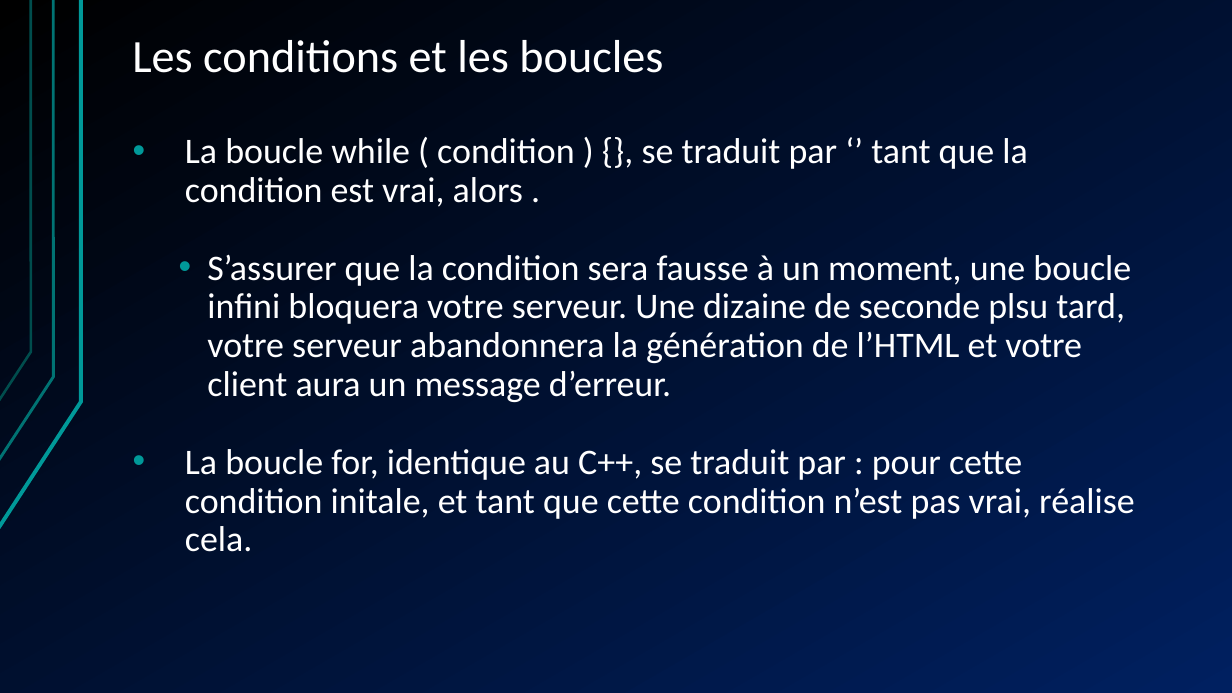
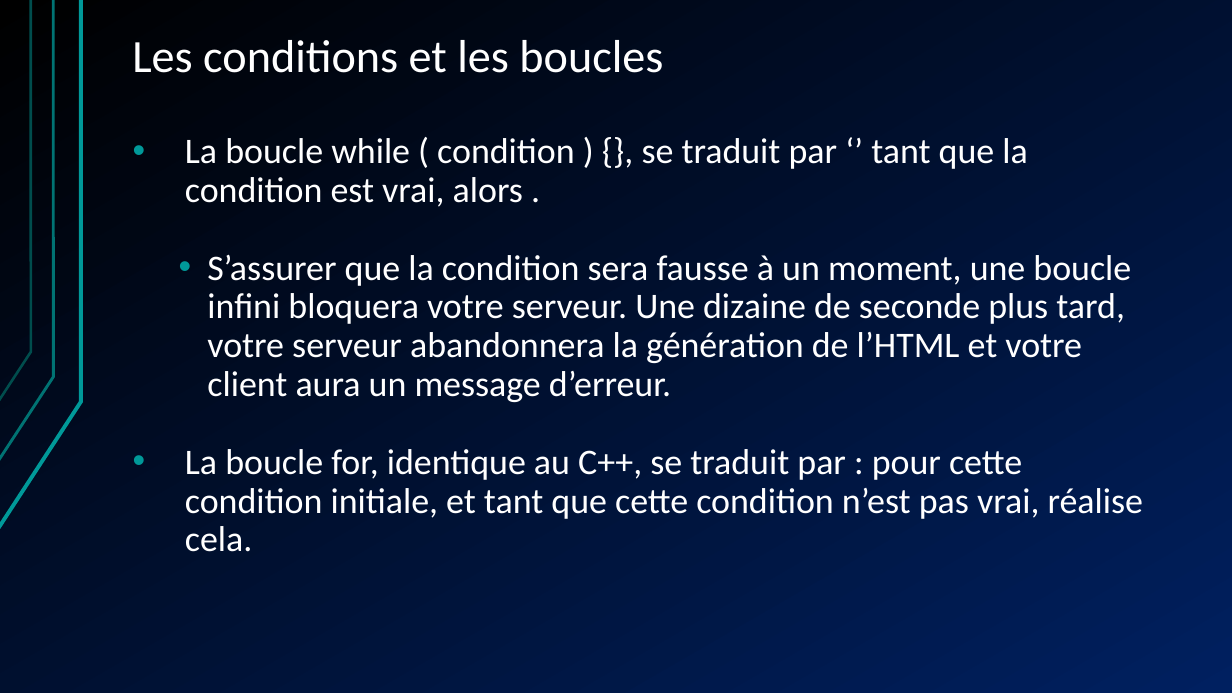
Before and after one commit to shyne99/formation-web, a slide deck: slide 27 of Seance 3 - Interaction utilisateur.ppt (slide 28 before the commit). Drawn at 1232x693 pixels with LibreOffice and Linux fonts; fonts in the diff are those of the drawing. Boxes give left, top, right and bottom in pixels: in the first picture for what was removed or moved away, otherwise in the second. Text is boxed around its words. In the diff, an @@ line names an element or a change of style, - is before the commit and + after.

Commit message:
Corrige plusieurs petites erreurs de français

```diff
--- a/Seance 3 - Interaction utilisateur.ppt
+++ b/Seance 3 - Interaction utilisateur.ppt
@@ text at [185, 254, 1143, 552]: text changed @@
-  • S’assurer que la condition sera fausse à un moment, une boucle infini bloquera votre serveur. Une dizaine de seconde plsu tard, votre serveur abandonnera la génération de l’HTML et votre client aura un message d’erreur.
-• La boucle for, identique au C++, se traduit par : pour cette condition initale, et tant que cette condition n’est pas vrai, réalise cela.
+  • S’assurer que la condition sera fausse à un moment, une boucle infini bloquera votre serveur. Une dizaine de seconde plus tard, votre serveur abandonnera la génération de l’HTML et votre client aura un message d’erreur.
+• La boucle for, identique au C++, se traduit par : pour cette condition initiale, et tant que cette condition n’est pas vrai, réalise cela.
```
Also in this commit, not shown: 18 other slides changed, 1 slide removed, 4 other files.
